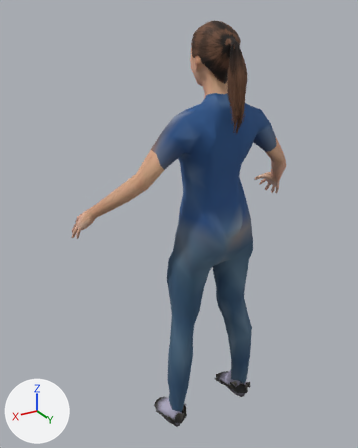
The glTF model priv/models/woman.mid.glb as it was, and as the next commit left it.
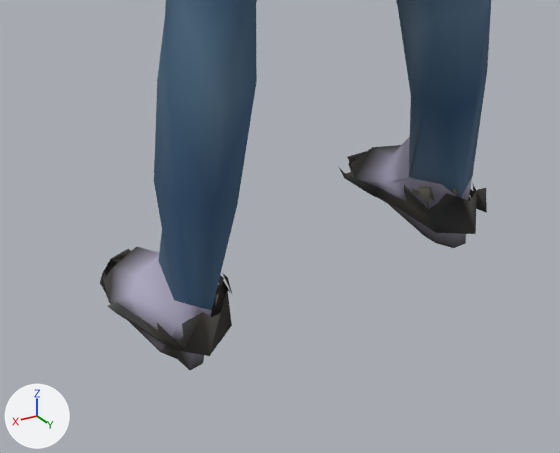
Old and new are each drawn whole from a camera (50 mm lens) standing at (0.989, 1.368, 1.612) and looking at (0.071, -0.161, 0.847) and again close up on the part from 36% to 75% of the width and 75% to 100% of the height. Arrows for +X, +Y and +Z are at lower left; the lights stay in place. The older version's two pictures come first. Vertices at exactly the same position are counted once.

Script lines for the objects in view, before the commit:
```python
me_woman_mesh = bpy.data.meshes.new('woman_mesh')
me_woman_mesh.from_pydata(...)  # 5957 vertices, 9710 faces; spans x -0.48..0.48, y -0.3..0.11, z 0.0..1.58
# faces by material slot: [1500, 284, 192, 172, 26, 2192, 5344]
me_woman_mesh.materials.append(mat_color_female_casualsuit01)
me_woman_mesh.materials.append(mat_color_shoes02)
me_woman_mesh.materials.append(mat_eyebrows)  # picture img_image_0
me_woman_mesh.materials.append(mat_eyes)  # picture img_image_1
me_woman_mesh.materials.append(mat_hole)  # black #281618
me_woman_mesh.materials.append(mat_skin)  # picture img_image_3
me_woman_mesh.materials.append(mat_hair)
# before: 948 (-0.13, -0.01, 0.09) at pixel (431, 187), 949 (-0.14, -0.01, 0.07) at pixel (434, 201), 950 (-0.13, -0.02, 0.08), 951 (-0.13, -0.02, 0.09) at pixel (419, 185), 954 (-0.13, -0.04, 0.06)
# before: 955 (-0.13, -0.04, 0.07) at pixel (411, 188)
ob_woman_mesh = bpy.data.objects.new('woman_mesh', me_woman_mesh)
ob_woman_mesh.location = (0.0, 0.0, 0.0)
```
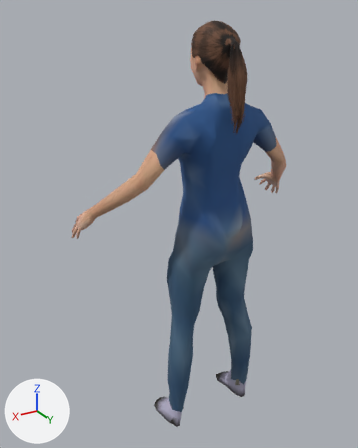
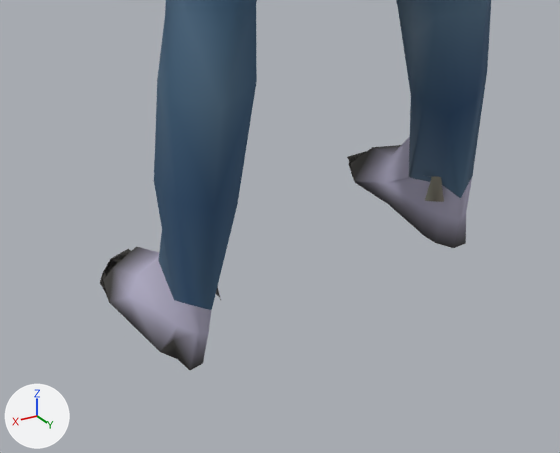
Boxes [x1, y1, x2, y2] around the edits, measured in the close-ups (560 x 453 px; the box of a moved part takes in the faces that stretch with it):
part 1 of me_woman_mesh, deleted: before [107, 274, 232, 356]
part 2 of me_woman_mesh, deleted: before [338, 166, 487, 234]
part 3 of me_woman_mesh, moved or reshaped: before [411, 186, 435, 201]; after [425, 176, 444, 202]

Patch to the scene script:
```diff
--- a/priv/models/woman.mid.glb.py
+++ b/priv/models/woman.mid.glb.py
@@ me_woman_mesh @@
 # used by ob_woman_mesh; location = (0.0, 0.0, 0.0)
 # verts and faces of me_woman_mesh; kept vertices keep their numbers, new ones are numbered from 5957
-me_woman_mesh.from_pydata(...)  # 5957 vertices, 9710 faces; spans x -0.48..0.48, y -0.3..0.11, z 0.0..1.58
+me_woman_mesh.from_pydata(...)  # 5879 vertices, 9630 faces; spans x -0.48..0.48, y -0.3..0.11, z 0.0..1.58
+# me_woman_mesh part 1: the loose piece of 37 vertices spanning x 0.12..0.22, y -0.16..0.03, z 0.0..0.1 is deleted
+# me_woman_mesh part 2: the loose piece of 37 vertices spanning x -0.22..-0.12, y -0.16..0.03, z 0.0..0.1 is deleted
+# me_woman_mesh part 3
+delete_vertices([951, 954, 955])  # with the faces that use them
+verts[950] = (-0.14, -0.02, 0.1)  # moved, pixel (431, 176)
+verts[948] = (-0.15, -0.01, 0.1)  # moved, pixel (440, 176)
+verts[5964] = (-0.14, 0.0, 0.08)  # pixel (444, 201)
+verts[5965] = (-0.14, -0.01, 0.1)  # pixel (430, 176)
+verts[5966] = (-0.13, -0.03, 0.1)  # pixel (419, 174)
+verts[5967] = (-0.14, -0.02, 0.06)  # pixel (424, 200)
+faces += [(948, 5964, 949), (950, 5966, 5965), (949, 5967, 950)]  # mat_color_shoes02
+# other edits to the shape of me_woman_mesh do not show in these pictures
 me_woman_mesh.materials.append(mat_color_female_casualsuit01)
```
